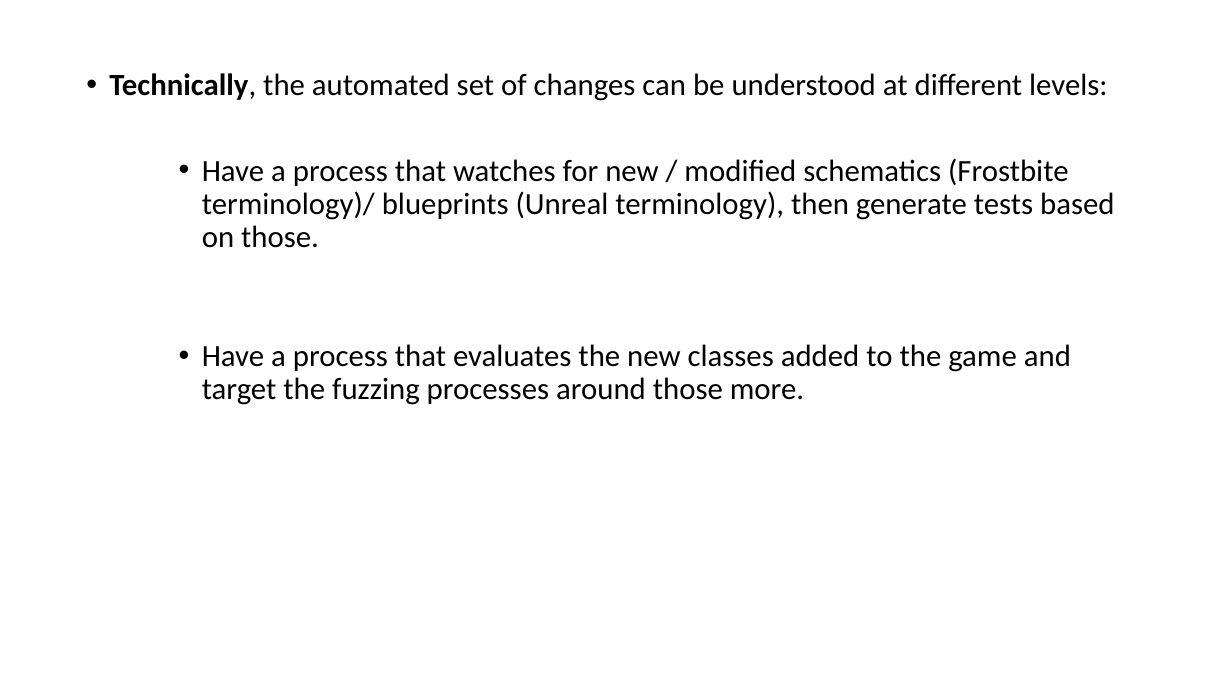
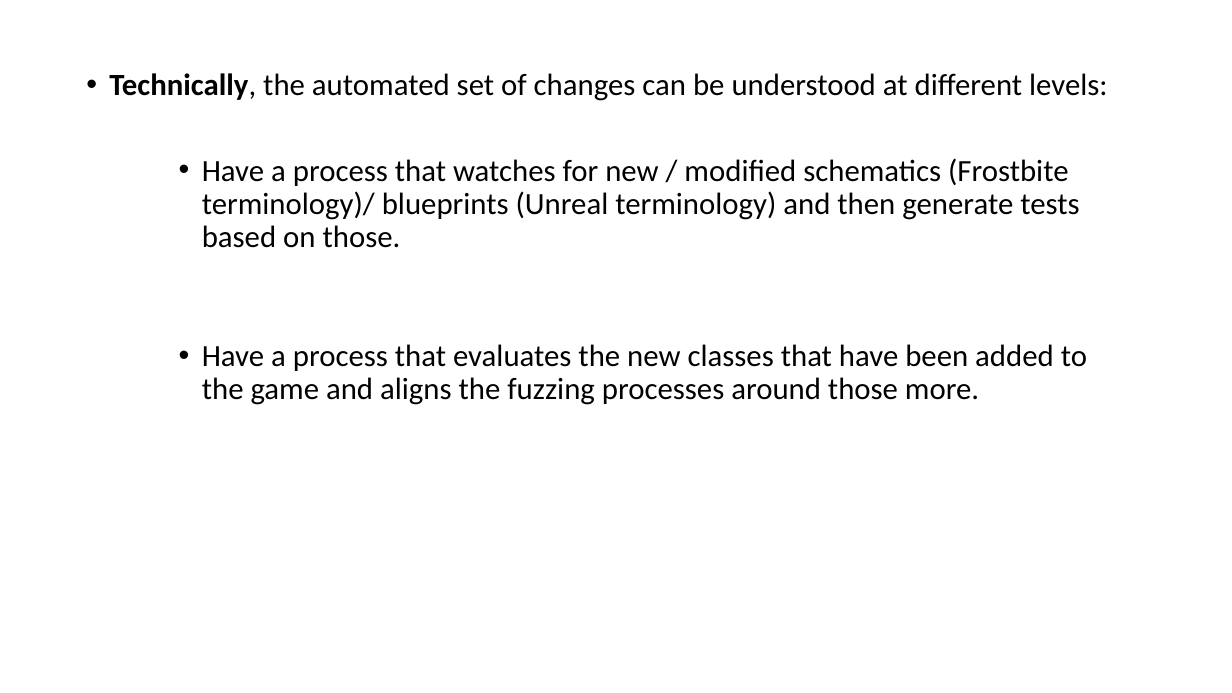
Before and after one commit to AGAPIA/BlueprintsTestingLibrary, a slide deck: slide 5 of Documentation/Presentation.pptx. Drawn at 1232x693 pixels with LibreOffice and Linux fonts; fonts in the diff are those of the drawing. Boxes give left, top, right and bottom in pixels: in the first picture for what was removed or moved away, otherwise in the second. Text is boxed around its words. In the diff, an @@ line names an element or a change of style, - is before the commit and + after.

```diff
--- a/Documentation/Presentation.pptx
+++ b/Documentation/Presentation.pptx
@@ text at [202, 158, 1087, 405]: text changed @@
-    • Have a process that watches for new / modified schematics (Frostbite terminology)/ blueprints (Unreal terminology), then generate tests based on those.
-    • Have a process that evaluates the new classes added to the game and target the fuzzing processes around those more.
+    • Have a process that watches for new / modified schematics (Frostbite terminology)/ blueprints (Unreal terminology) and then generate tests based on those.
+    • Have a process that evaluates the new classes that have been added to the game and aligns the fuzzing processes around those more.
```
Also in this commit, not shown: 9 other slides changed, 1 slide added.
